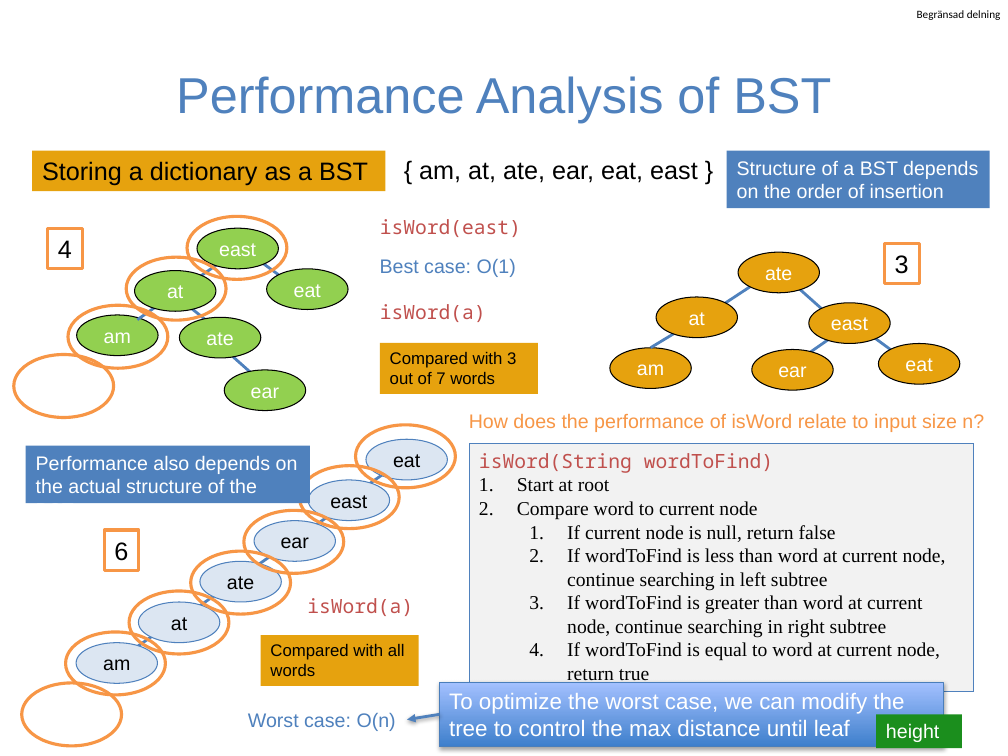
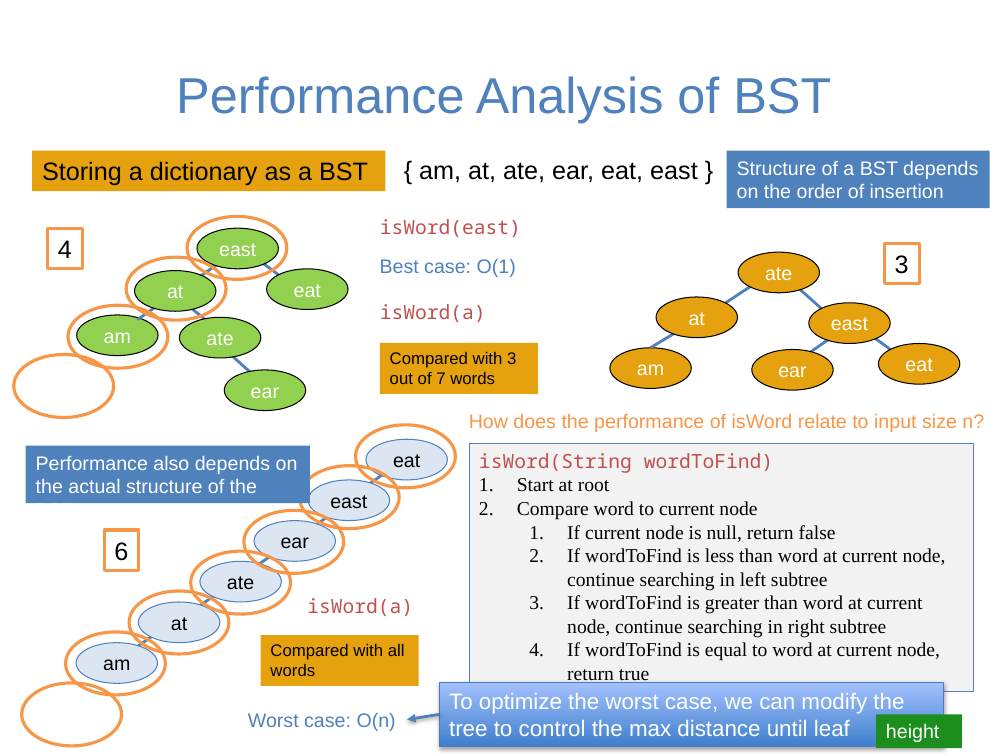
Before and after one commit to guhofstra/CSC111Fa25, a slide deck: slide 44 of PPTs/Lecture 8-binary search tree and trie.pptx. Drawn at 1008x756 pixels with LibreOffice and Linux fonts; fonts in the diff are those of the drawing. Boxes give left, top, right and bottom in pixels: in the first picture for what was removed or moved away, otherwise in the second. Text is boxed around its words. In the diff, an @@ line names an element or a change of style, - is before the commit and + after.

```diff
--- a/PPTs/Lecture 8-binary search tree and trie.pptx
+++ b/PPTs/Lecture 8-binary search tree and trie.pptx
@@ text removed at <box>917,10,1001,20</box> @@
-Begränsad delning
```
Also in this commit, not shown: 54 other slides changed, 3 other files.
